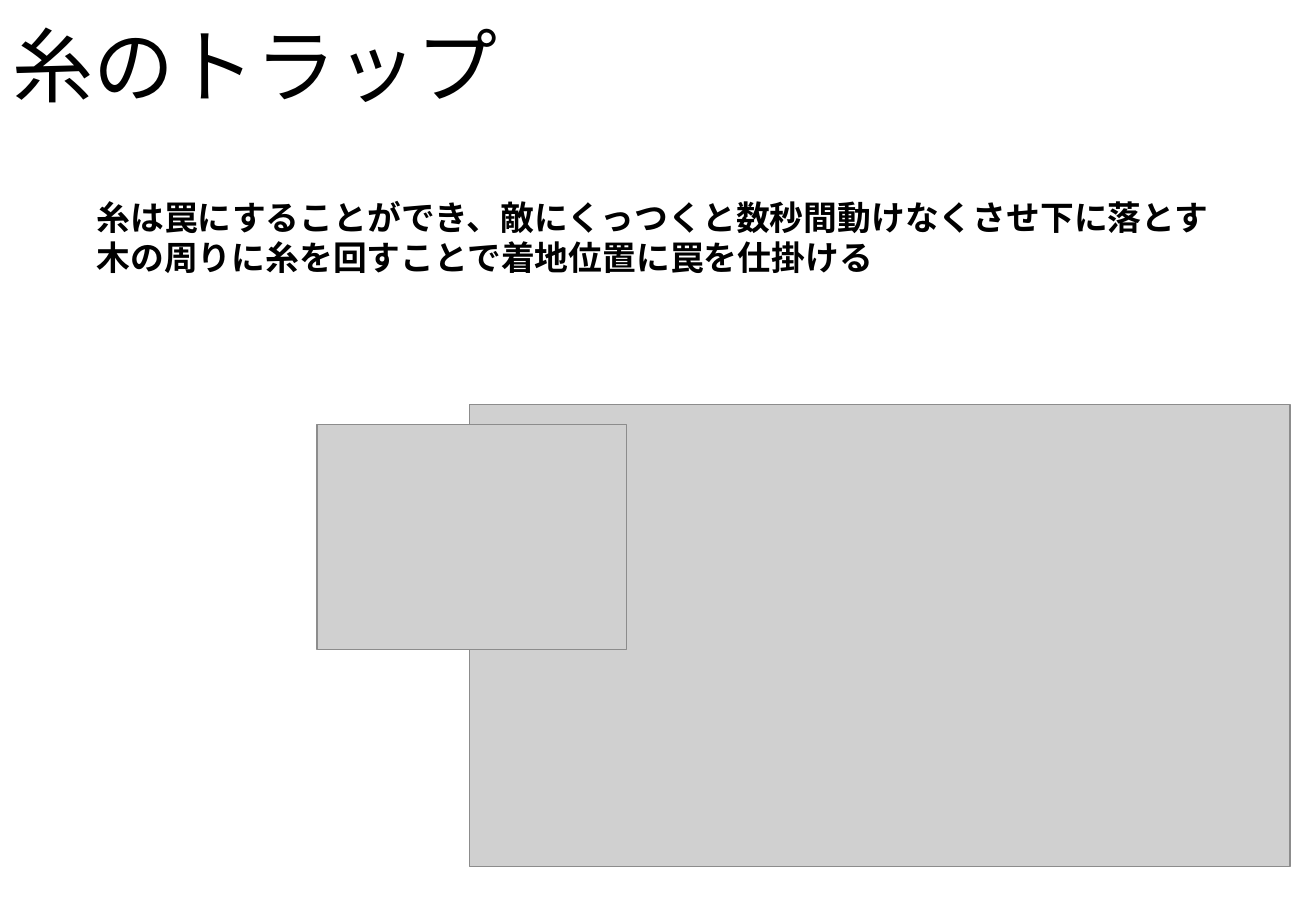
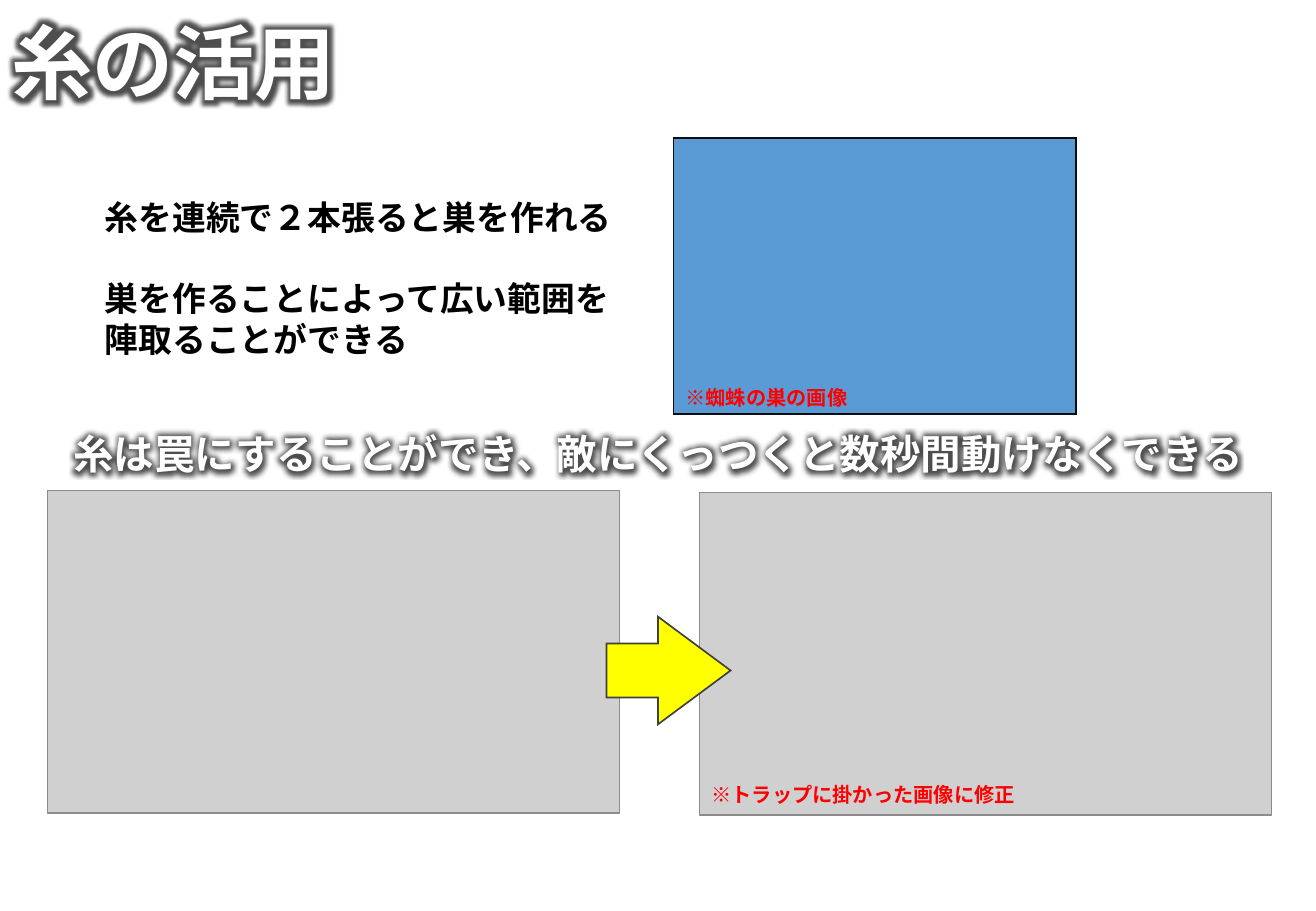
Before and after one commit to NHGC20172H02/PL, a slide deck: slide 6 of 企画や仕様(統合用)/String Territory(修正版).pptx. Drawn at 1316x911 pixels with LibreOffice and Linux fonts; fonts in the diff are those of the drawing; grey boxes stand for pictures; background and template pictures are left out. Boxes give left, top, right and bottom in pixels: in the first picture for what was removed or moved away, otherwise in the second. Text is boxed around its words. In the diff, an @@ line names an element or a change of style, - is before the commit and + after.

```diff
--- a/企画や仕様(統合用)/String Territory(修正版).pptx
+++ b/企画や仕様(統合用)/String Territory(修正版).pptx
@@ title removed at (12, 27, 498, 103) @@
-糸のトラップ
@@ text added at (12, 18, 336, 108), 48 pt, text #FFFFFF, bold @@
+糸の活用
@@ rounded rectangle added at (673, 139, 1077, 414), fill #5B9BD5, outline #0D0D0D 1 pt @@
@@ text added at (105, 201, 612, 355), 20 pt, text #000000, bold @@
+糸を連続で２本張ると巣を作れる
+巣を作ることによって広い範囲を
+陣取ることができる
@@ text added at (686, 388, 848, 407), 12 pt, text #FF0000, bold @@
+※蜘蛛の巣の画像
@@ picture removed at (470, 405, 1290, 868) @@
@@ text at (74, 431, 1243, 478): text changed; size 20 to 24 pt; font Noto Sans CJK JP to Arial; text colour #000000 to #FFFFFF @@
-糸は罠にすることができ、敵にくっつくと数秒間動けなくさせ下に落とす
-木の周りに糸を回すことで着地位置に罠を仕掛ける
+糸は罠にすることができ、敵にくっつくと数秒間動けなくできる
@@ picture removed at (317, 424, 627, 650) @@
@@ picture added at (47, 491, 620, 813) @@
@@ picture added at (700, 493, 1272, 815) @@
@@ right arrow added at (606, 617, 730, 725), fill #FFFF00, outline #404040 1 pt @@
@@ text added at (711, 784, 1014, 804), 12 pt, text #FF0000, bold @@
+※トラップに掛かった画像に修正
```
Also in this commit, not shown: 6 other slides changed, 2 slides added, 2 slides removed, 14 other files.
